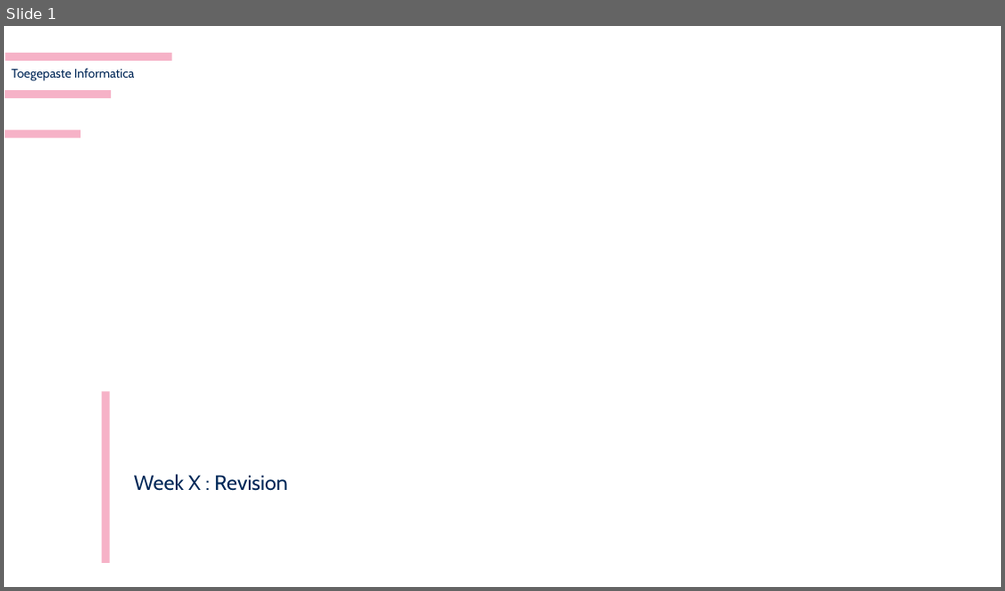
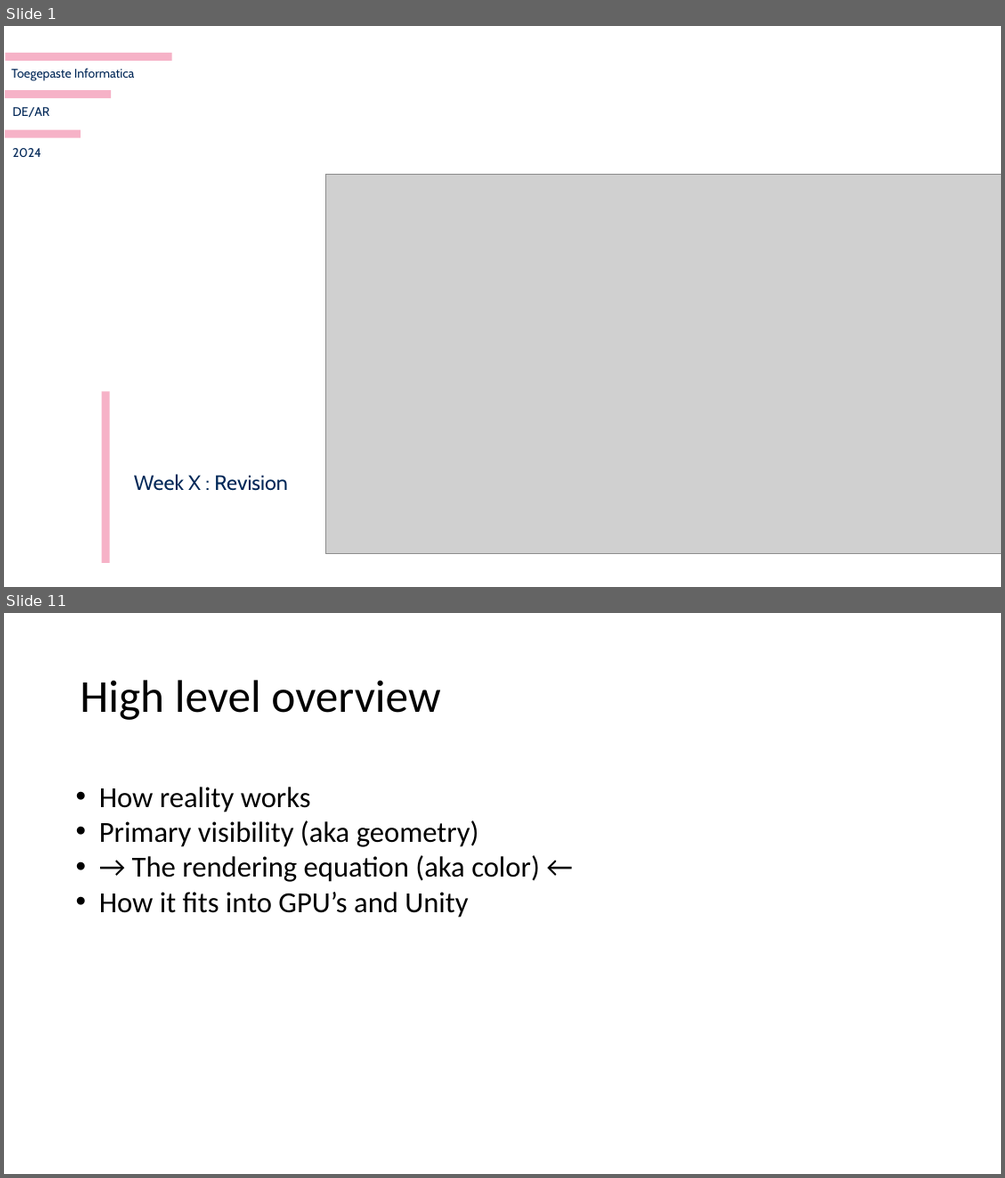
Before and after one commit to harveypekar/3dgraphics, a slide deck: course/3d_revision.pptx. Shown one above the other, each under a label of ours: slide 1 before the commit, slides 1 and 11 after it; the slides between them are not shown. The pictures are 1005x591 and 1005x1178 pixels, drawn with LibreOffice and Linux fonts; fonts in the diff are those of the drawing; grey boxes stand for pictures; background and template pictures are left out. Boxes give left, top, right and bottom in pixels: in the first picture for what was removed or moved away, otherwise in the second. Text is boxed around its words. In the diff, an @@ line names an element or a change of style, - is before the commit and + after.

```diff
--- a/course/3d_revision.pptx
+++ b/course/3d_revision.pptx
@@ slide 11 added at bbox=[4, 613, 1001, 1174], background #FFFFFF @@
@@ title added at bbox=[80, 680, 440, 720], 44 pt, text #000000 @@
+High level overview
@@ text added at bbox=[99, 787, 540, 917], 28 pt, text #000000 @@
+• How reality works
+• Primary visibility (aka geometry)
+• → The rendering equation (aka color) ←
+• How it fits into GPU’s and Unity
@@ slide 1 changed as well @@
@@ text added at bbox=[13, 107, 50, 118], 12 pt, text #002757 @@
+DE/AR
@@ text added at bbox=[13, 148, 41, 157], 12 pt, text #002757 @@
+2024
@@ picture added at bbox=[325, 174, 1001, 554] @@
```
Also in this commit, not shown: 19 other slides added, 20 slides removed.
